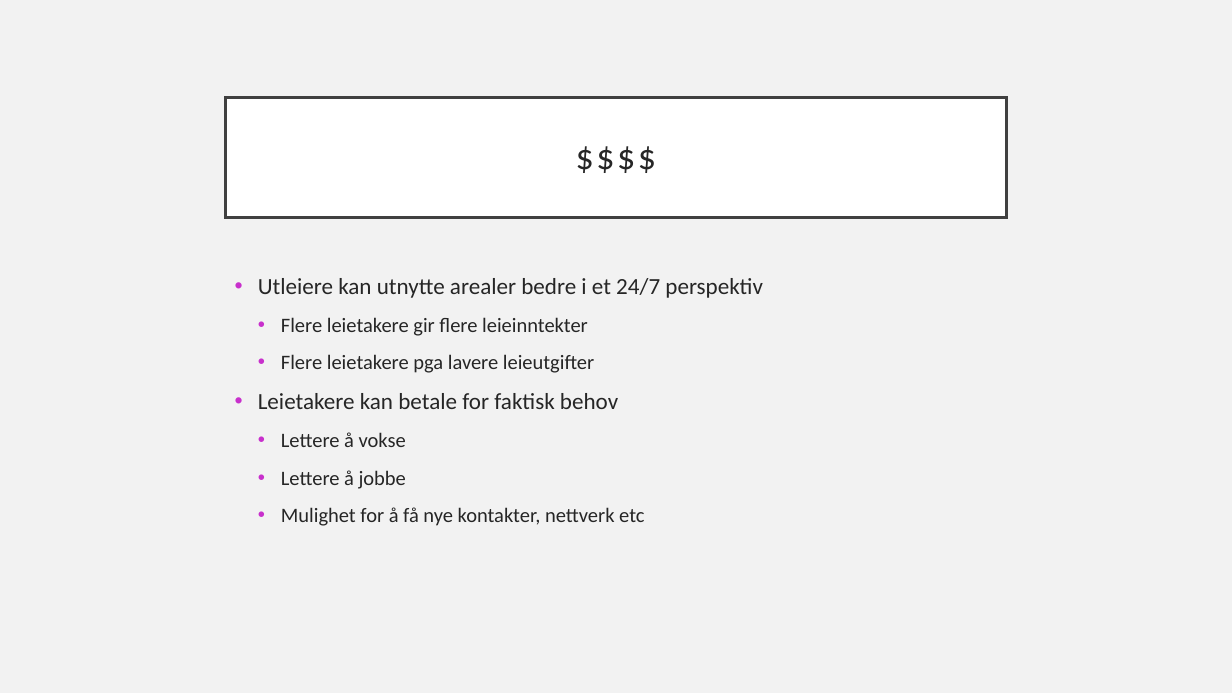
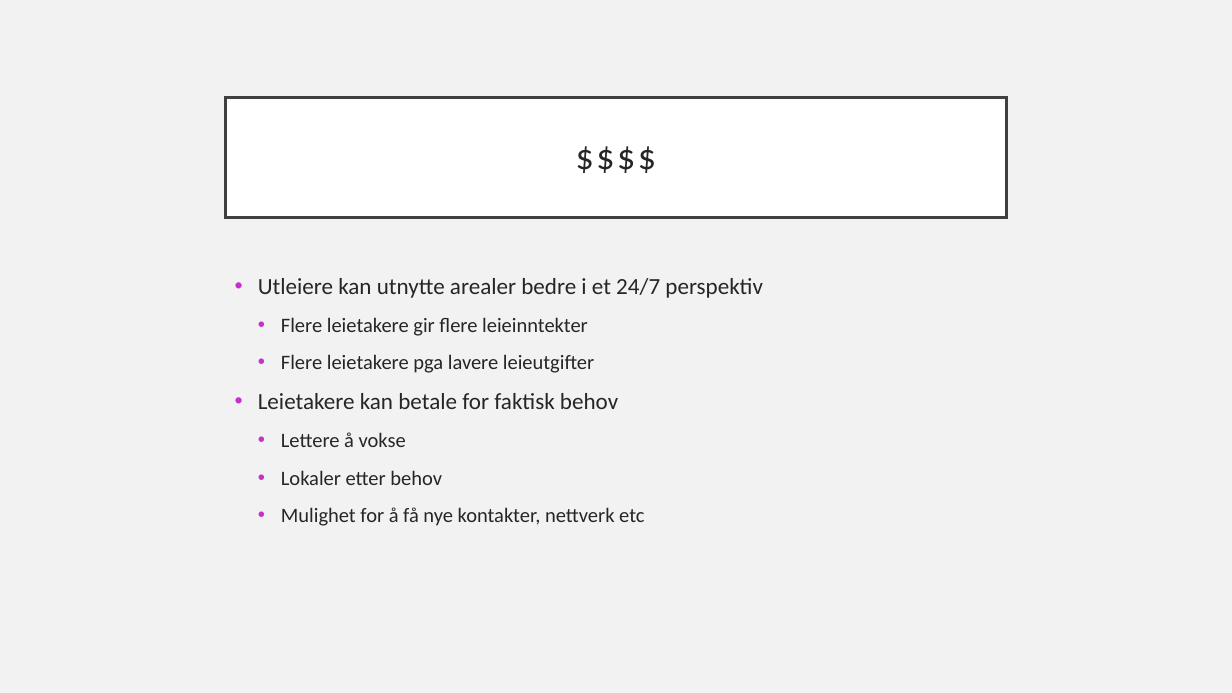
Before and after one commit to knowit/fant, a slide deck: slide 36 of doc/konsept/Fant-.pptx (slide 35 before the commit). Drawn at 1232x693 pixels with LibreOffice and Linux fonts; fonts in the diff are those of the drawing. Boxes give left, top, right and bottom in pixels: in the first picture for what was removed or moved away, otherwise in the second. Text is boxed around its words. In the diff, an @@ line names an element or a change of style, - is before the commit and + after.

```diff
--- a/doc/konsept/Fant-.pptx
+++ b/doc/konsept/Fant-.pptx
@@ text at (281,470,442,485): text changed @@
-  • Lettere å jobbe
+  • Lokaler etter behov
```
Also in this commit, not shown: 5 other slides changed, 3 slides added.
